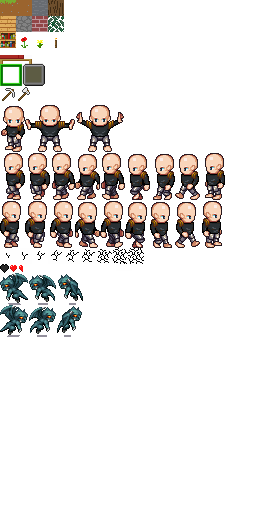
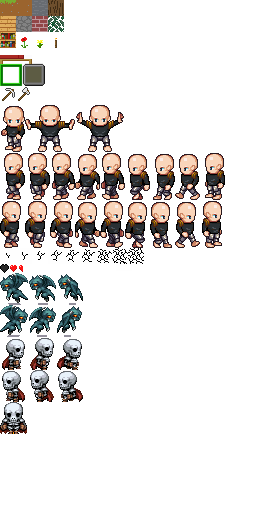
Before/after of a 256×512 layered artwork. What changed in the layer stack:
added layer "Pasted Layer #8" above "Pasted Layer #13" over [57, 339, 82, 370]
added layer "Pasted Layer #12" above "Pasted Layer #11" over [58, 371, 83, 402]
added layer "Pasted Layer #11" above "Pasted Layer #10" over [30, 370, 54, 402]
added layer "Pasted Layer #10" above "Pasted Layer #9" over [30, 338, 54, 370]
added layer "Pasted Layer #9" above "Pasted Layer #15" over [2, 339, 25, 370]
added layer "Pasted Layer #15" above "Pasted Layer #14" over [0, 402, 27, 434]
added layer "Pasted Layer #14" above "Pasted Layer #7" over [2, 371, 25, 402]
